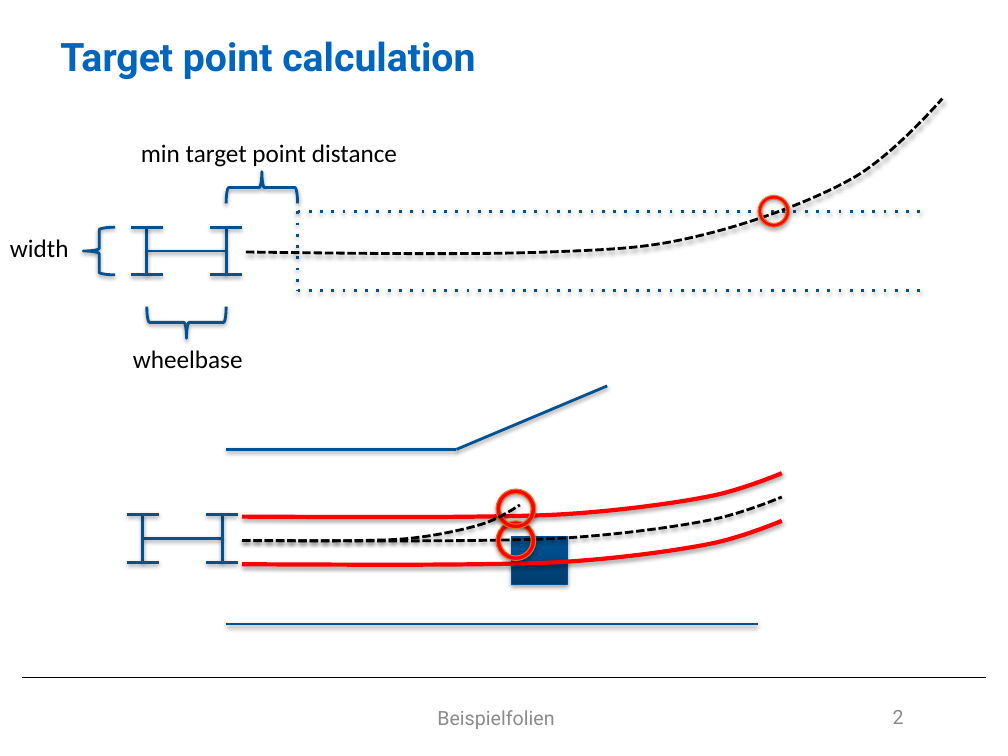
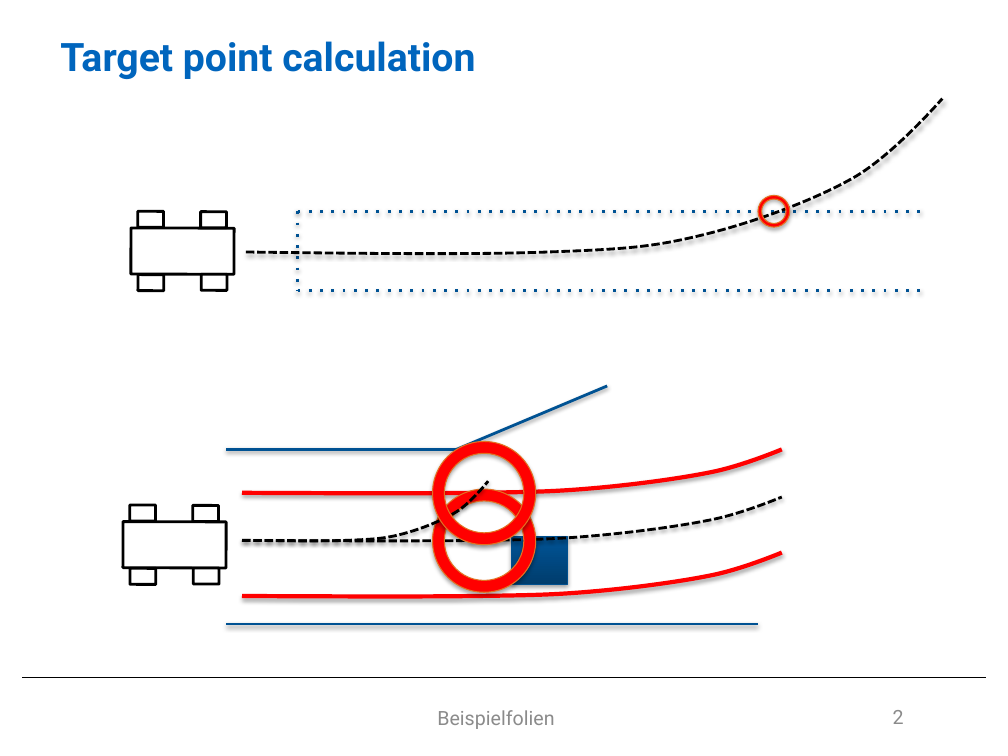
Before and after one commit to tas1516-group-04/tas1516_car_04, a slide deck: slide 2 of presentation/presentation_tlp.pptx. Drawn at 1008x756 pixels with LibreOffice and Linux fonts; fonts in the diff are those of the drawing; background and template pictures are left out. Boxes give left, top, right and bottom in pixels: in the first picture for what was removed or moved away, otherwise in the second. Text is boxed around its words. In the diff, an @@ line names an element or a change of style, - is before the commit and + after.

```diff
--- a/presentation/presentation_tlp.pptx
+++ b/presentation/presentation_tlp.pptx
@@ text removed at (141,144,397,167) @@
-min target point distance
@@ right brace removed at (226,172,297,204) @@
@@ text removed at (10,239,69,257) @@
-width
@@ right brace removed at (84,227,115,274) @@
@@ line removed from (131, 227) to (162, 227) @@
@@ line removed from (147, 227) to (147, 275) @@
@@ line removed from (211, 227) to (242, 227) @@
@@ line removed from (226, 227) to (226, 275) @@
@@ line removed from (147, 251) to (226, 251) @@
@@ line removed from (131, 275) to (162, 275) @@
@@ group added at (131,212,234,290): 5 rectangles @@
@@ line removed from (211, 275) to (242, 275) @@
@@ right brace removed at (146,307,226,339) @@
@@ text removed at (133,350,243,369) @@
-wheelbase
@@ donut: place and size @@
-donut at (496,489,535,528)
+donut at (432,442,535,544)
@@ freeform shape: place and size @@
-freeform shape at (242,473,781,517)
+freeform shape at (242,450,781,494)
@@ freeform shape: place and size @@
-freeform shape at (242,505,520,541)
+freeform shape at (242,481,488,540)
@@ donut: place and size @@
-donut at (496,521,535,560)
+donut at (432,489,535,592)
@@ line removed from (127, 514) to (159, 514) @@
@@ line removed from (143, 538) to (223, 538) @@
@@ line removed from (143, 514) to (143, 562) @@
@@ line removed from (207, 514) to (238, 514) @@
@@ line removed from (223, 514) to (223, 562) @@
@@ line removed from (127, 562) to (159, 562) @@
@@ group added at (123,505,226,585): 5 rectangles @@
@@ line removed from (207, 562) to (238, 562) @@
@@ freeform shape: place and size @@
-freeform shape at (242,521,781,565)
+freeform shape at (242,552,781,597)
```
Also in this commit, not shown: 1 other slide changed, 10 other files.
